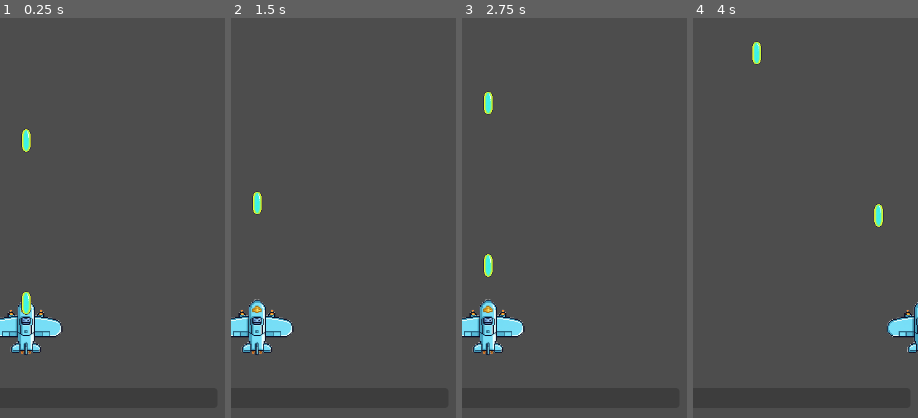
Above: before the commit, frames 1-4 (left to right).
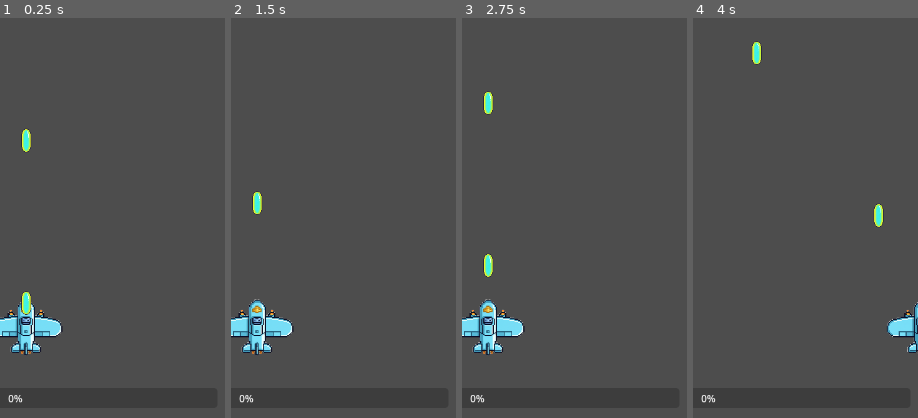
Above: after the commit, the same moments.

Repository: qingzhixing/plane-war
Game: Godot game, scene res://scenes/Main.tscn
Two runs of this game, one before a commit and one after it. Both use one fixed random seed, a clock stepped at 60 frames per second and the inputs below. Sound files missing from this copy of the repository are replaced by a short silence.
Inputs (mouse positions are % of the whole screen's width and height, from its top left):
- Up to frame 1 (0.25 s): no input
- Up to frame 2 (1.5 s): click "提前结算" at 0.5 s; click "重新开始" at 1.25 s
- Up to frame 3 (2.75 s): click "暂停" at 2 s
- Up to frame 4 (4 s): click "继续" at 2.75 s; tap Enter at 3.5 s; move the mouse to (72, 45) at 3.52 s; hold D from 3.53 s (still down); tap P at 3.6 s; click (72, 45) at 3.67 s
The pictures show only the part of the screen within x 47-97%, y 50-100%; the shares and areas given below are measured in that part.

The runs differ from the first frame. In frame 1, less than 0.1% of the frame differs, in the area x 3-11%, y 94-97%; in frame 2, less than 0.1%; in frame 3, less than 0.1%; in frame 4, less than 0.1%.

Commit message:
🎨 UI: 统一升级卡片尺寸并自适应宽度
Made-with: Cursor

Diff:
--- a/scenes/Main.tscn
+++ b/scenes/Main.tscn
@@ -46,12 +46,9 @@
 anchor_top = 1.0
 anchor_right = 0.95
 anchor_bottom = 1.0
-offset_left = 0.0
 offset_top = -48.0
-offset_right = 0.0
 offset_bottom = -16.0
 max_value = 1.0
-show_percentage = false
 
 [node name="WaveLabel" type="Label" parent="HUD/Root"]
 layout_mode = 0
@@ -71,16 +68,22 @@
 theme_override_constants/separation = 8
 
 [node name="PauseButton" type="Button" parent="HUD/Root/TopLeftButtons"]
+custom_minimum_size = Vector2(160, 64)
 layout_mode = 2
-custom_minimum_size = Vector2(160, 64)
 theme_override_font_sizes/font_size = 24
 text = "暂停"
 
 [node name="SettingsButton" type="Button" parent="HUD/Root/TopLeftButtons"]
+custom_minimum_size = Vector2(160, 64)
 layout_mode = 2
-custom_minimum_size = Vector2(160, 64)
 theme_override_font_sizes/font_size = 24
 text = "设置"
+
+[node name="EndRunButton" type="Button" parent="HUD/Root/TopLeftButtons"]
+custom_minimum_size = Vector2(200, 64)
+layout_mode = 2
+theme_override_font_sizes/font_size = 24
+text = "提前结算"
 
 [node name="TopRightVBox" type="VBoxContainer" parent="HUD/Root"]
 layout_mode = 0
@@ -102,12 +105,6 @@
 layout_mode = 2
 theme_override_font_sizes/font_size = 22
 text = "DPS: 0  Max: 0"
-
-[node name="EndRunButton" type="Button" parent="HUD/Root/TopLeftButtons"]
-layout_mode = 2
-custom_minimum_size = Vector2(200, 64)
-theme_override_font_sizes/font_size = 24
-text = "提前结算"
 
 [node name="GameOver" type="CanvasLayer" parent="."]
 process_mode = 3
--- a/scripts/upgrade_ui.gd
+++ b/scripts/upgrade_ui.gd
@@ -2,20 +2,24 @@
 
 const UPGRADES: Array[Dictionary] = [
 	{"id": "fire_rate", "name": "射速提升", "desc": "射击间隔缩短 15%"},
-	{"id": "damage", "name": "伤害+1", "desc": "子弹伤害 +1"},
-	{"id": "multi_shot", "name": "弹数+1", "desc": "每次射击多 1 发，更集中但略微分散"},
+	{"id": "damage", "name": "伤害+1", "desc": "每发子弹伤害 +1"},
+	{"id": "multi_shot", "name": "弹数+1", "desc": "每次射击多 1 发，弹道略分散"},
 	{"id": "exp_up", "name": "经验加成", "desc": "获得经验 +20%"},
 	{"id": "fire_rate", "name": "射速提升", "desc": "射击间隔缩短 15%"},
-	{"id": "damage", "name": "伤害+1", "desc": "子弹伤害 +1"},
-	{"id": "multi_shot", "name": "弹数+1", "desc": "每次射击多 1 发，更集中但略微分散"},
+	{"id": "damage", "name": "伤害+1", "desc": "每发子弹伤害 +1"},
+	{"id": "multi_shot", "name": "弹数+1", "desc": "每次射击多 1 发，弹道略分散"},
 	{"id": "exp_up", "name": "经验加成", "desc": "获得经验 +20%"},
 ]
 
 var _root: Control
 var _panel: ColorRect
 var _title: Label
-var _cards: Array[Button] = []
+var _cards: Array[Dictionary] = []  # [{ "root": Control, "title_label": Label, "desc_label": Label, "button": Button }]
 var _main: Node
+
+const CARD_WIDTH: float = 280.0
+const CARD_HEIGHT: float = 140.0
+const CARD_MARGIN: float = 12.0
 
 func _ready() -> void:
 	_main = get_parent()
@@ -54,28 +58,71 @@
 	vbox.add_child(card_box)
 
 	for i in 3:
+		var card_root := Control.new()
+		card_root.custom_minimum_size = Vector2(CARD_WIDTH, CARD_HEIGHT)
+		card_root.size_flags_horizontal = Control.SIZE_SHRINK_CENTER
+		card_box.add_child(card_root)
+
+		var bg := ColorRect.new()
+		bg.set_anchors_preset(Control.PRESET_FULL_RECT)
+		bg.set_offsets_preset(Control.PRESET_FULL_RECT)
+		bg.color = Color(0.2, 0.2, 0.3, 0.95)
+		card_root.add_child(bg)
+
+		var margin := MarginContainer.new()
+		margin.set_anchors_preset(Control.PRESET_FULL_RECT)
+		margin.set_offsets_preset(Control.PRESET_FULL_RECT)
+		margin.add_theme_constant_override("margin_left", int(CARD_MARGIN))
+		margin.add_theme_constant_override("margin_right", int(CARD_MARGIN))
+		margin.add_theme_constant_override("margin_top", int(CARD_MARGIN))
+		margin.add_theme_constant_override("margin_bottom", int(CARD_MARGIN))
+		card_root.add_child(margin)
+
+		var card_vbox := VBoxContainer.new()
+		card_vbox.add_theme_constant_override("separation", 6)
+		margin.add_child(card_vbox)
+
+		var title_label := Label.new()
+		title_label.add_theme_font_size_override("font_size", 22)
+		title_label.horizontal_alignment = HORIZONTAL_ALIGNMENT_CENTER
+		card_vbox.add_child(title_label)
+
+		var desc_label := Label.new()
+		desc_label.add_theme_font_size_override("font_size", 18)
+		desc_label.autowrap_mode = TextServer.AUTOWRAP_WORD_SMART
+		desc_label.horizontal_alignment = HORIZONTAL_ALIGNMENT_CENTER
+		desc_label.size_flags_vertical = Control.SIZE_EXPAND_FILL
+		card_vbox.add_child(desc_label)
+
 		var btn := Button.new()
-		btn.add_theme_font_size_override("font_size", 22)
-		btn.size_flags_horizontal = Control.SIZE_EXPAND_FILL
+		btn.flat = true
+		btn.set_anchors_preset(Control.PRESET_FULL_RECT)
+		btn.set_offsets_preset(Control.PRESET_FULL_RECT)
 		btn.pressed.connect(_on_card_pressed.bind(i))
-		card_box.add_child(btn)
-		_cards.append(btn)
-	_apply_viewport_fit()
+		card_root.add_child(btn)
 
-func _apply_viewport_fit() -> void:
+		_cards.append({"root": card_root, "title_label": title_label, "desc_label": desc_label, "button": btn})
+
+	_update_card_sizes()
+
+
+func _update_card_sizes() -> void:
 	var vpr: Rect2 = get_viewport().get_visible_rect()
 	var margin: float = 32.0
 	var gap: float = 16.0
-	var card_w: float = max(90.0, (vpr.size.x - margin * 2 - gap * 2) / 3.0)
-	# 让卡片在高屏幕上有更多竖向空间，避免文字溢出
-	var available_h: float = vpr.size.y - margin * 2 - 120.0
-	var card_h: float = available_h * 0.3
-	card_h = clampf(card_h, 90.0, 220.0)
-	for btn in _cards:
-		btn.custom_minimum_size = Vector2(card_w, card_h)
+	# 动态计算宽度，保证三张卡在不同分辨率下都能完整显示
+	var available_w: float = max(0.0, vpr.size.x - margin * 2.0 - gap * 2.0)
+	var card_w: float = max(140.0, available_w / 3.0)
+	for card in _cards:
+		var root := card["root"] as Control
+		if root != null:
+			var size := root.custom_minimum_size
+			size.x = card_w
+			size.y = CARD_HEIGHT
+			root.custom_minimum_size = size
 
 func show_pick() -> void:
-	_apply_viewport_fit()
+	_update_card_sizes()
 	var pool: Array[Dictionary] = []
 	var player := _main.get_node_or_null(_main.player_path) as Node
 	var at_max_bullets: bool = false
@@ -88,16 +135,32 @@
 	pool.shuffle()
 	for i in min(3, pool.size()):
 		var u: Dictionary = pool[i]
-		_cards[i].text = u["name"] + "\n" + u["desc"]
-		_cards[i].set_meta("upgrade_id", u["id"])
-		_cards[i].visible = true
+		var card: Dictionary = _cards[i]
+		var title_label := card["title_label"] as Label
+		var desc_label := card["desc_label"] as Label
+		var btn := card["button"] as Button
+		var root := card["root"] as Control
+		if title_label != null:
+			title_label.text = u["name"]
+		if desc_label != null:
+			desc_label.text = u["desc"]
+		if btn != null:
+			btn.set_meta("upgrade_id", u["id"])
+		if root != null:
+			root.visible = true
 	for i in range(min(3, pool.size()), 3):
-		_cards[i].visible = false
+		var card_hidden: Dictionary = _cards[i]
+		var root_hidden := card_hidden["root"] as Control
+		if root_hidden != null:
+			root_hidden.visible = false
 	visible = true
 	get_tree().paused = true
 
 func _on_card_pressed(card_index: int) -> void:
-	var btn: Button = _cards[card_index]
+	if card_index < 0 or card_index >= _cards.size():
+		return
+	var card: Dictionary = _cards[card_index]
+	var btn := card["button"] as Button
 	if not btn.has_meta("upgrade_id"):
 		return
 	var upgrade_id: String = btn.get_meta("upgrade_id")
